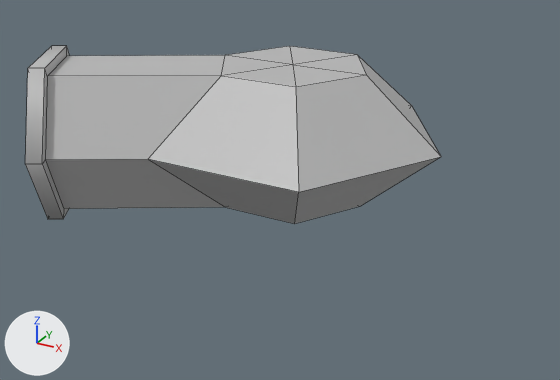
Renders of the FBX model Assets/MiniGames/Repair/Models/Pipe_Cap.fbx from each side of a commit.
One viewpoint serves both versions: a 50 mm lens placed at (1.43, -2.7, 1.39), pointed at (0.0, -0.11, 0.1). Every picture has the same lights, and +X, +Y and +Z are marked at lower left. Mesh edges are drawn as thin lines. Where no turn or scale is listed for an object, it has been applied to the vertices.

Script lines for the objects in view, before the commit:
```python
me_mesh = bpy.data.meshes.new('Mesh')
me_mesh.from_pydata(...)  # 44 vertices, 46 faces; spans x -1.05..0.64, y -0.81..0.55, z 0.01..0.64
me_mesh.materials.append(mat_pipe)  # grey #bcbcbc
ob_pipe_cap = bpy.data.objects.new('Pipe_Cap', me_mesh)
ob_pipe_cap.location = (0.0, 0.0, 0.0)
```
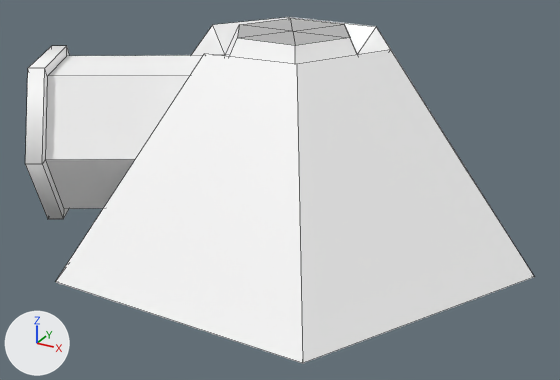
Pixel boxes (x1, y1, x2, y2) of what changed, in the pictures (560 x 380 px):
'Pipe_Cap', reshaped (22% wider, 94% taller): before (25, 46, 441, 224); after (25, 17, 534, 363)
part 1 of me_mesh, built on: before (148, 46, 441, 224); after (56, 17, 534, 363)
part 2 of me_mesh, recoloured (grey to white): (25, 46, 225, 219) in both

The change, as a list of edits to the scene's bpy script:
```text
Add mat_lambert16:
    mat_lambert16 = principled_material('lambert16')
    mat_lambert16.base_color = (1.0, 1.0, 1.0)  # white #ffffff
Change me_mesh:
    used by ob_pipe_cap; location = (0.0, 0.0, 0.0)
    remove me_mesh.from_pydata(...)  # 44 vertices, 46 faces; spans x -1.05..0.64, y -0.81..0.55, z 0.01..0.64
    add me_mesh.from_pydata(...)  # 64 vertices, 66 faces; spans x -1.05..1.04, y -0.9..0.9, z -0.08..0.74
    me_mesh part 1
    5 vertices are removed from x -0.32..0.64, y -0.55..0.55, z 0.33..0.6
    16 faces are deleted
    25 vertices are added at x -1.04..1.04, y -0.9..0.9, z -0.08..0.74
    6 new faces join them, mat_pipe (grey #bcbcbc)
    30 new faces join them, mat_lambert16 (white #ffffff)
    me_mesh part 2: 30 faces spanning x -1.05..0.32, y -0.81..0.28, z 0.01..0.64 switch from mat_pipe (grey #bcbcbc) to mat_lambert16 (white #ffffff)
```
